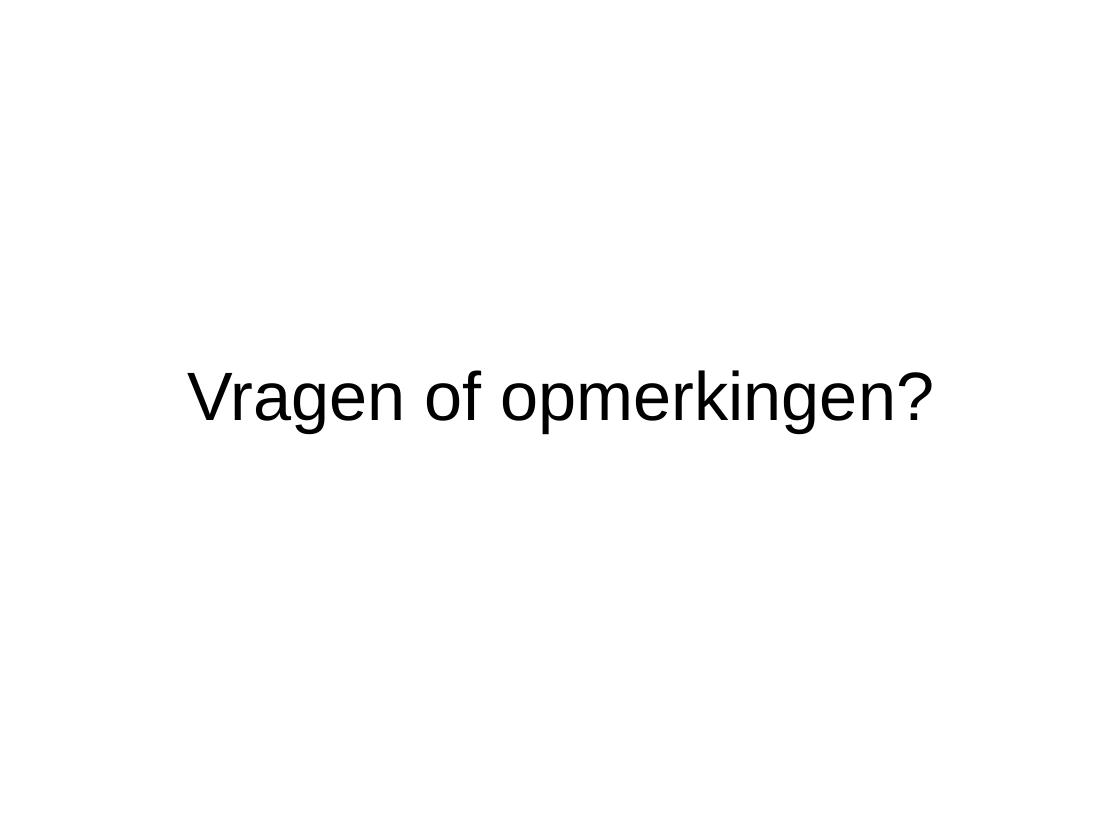
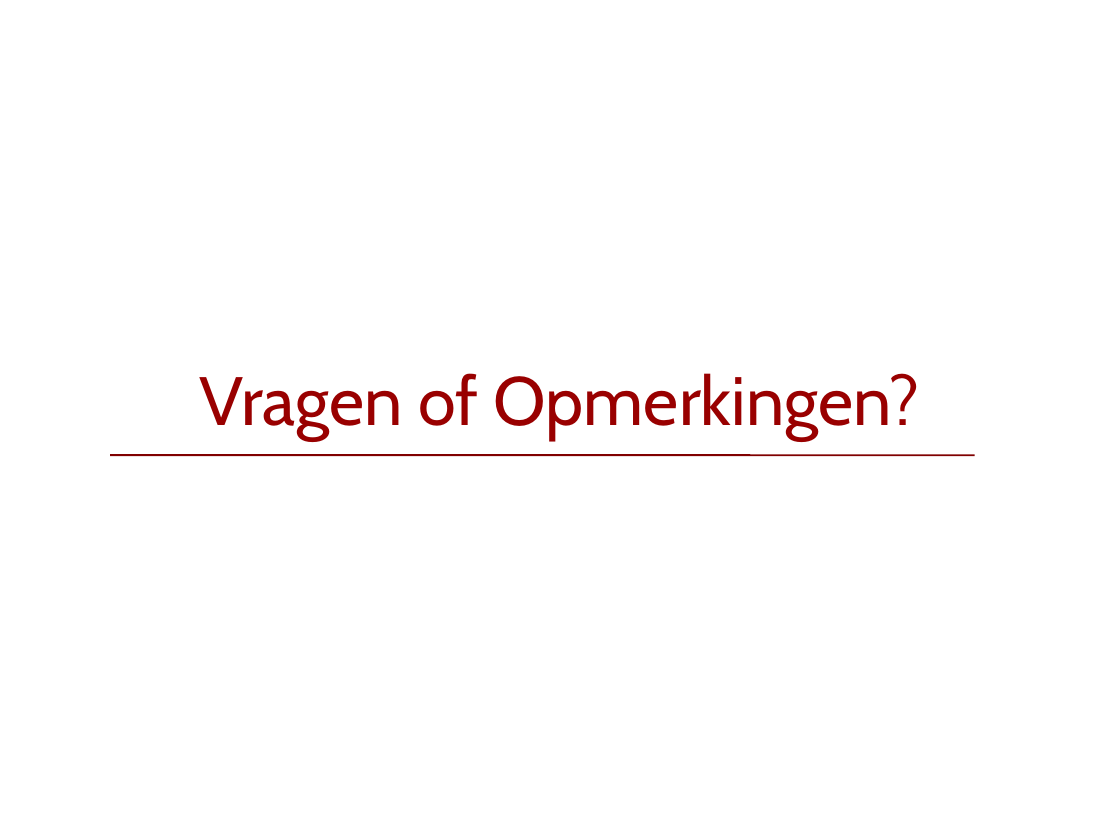
Before and after one commit to jroeting/RodaSupportForum, a slide deck: slide 14 of documents/RodaPresentatie.ppt. Drawn at 1120x840 pixels with LibreOffice and Linux fonts; fonts in the diff are those of the drawing. Boxes give left, top, right and bottom in pixels: in the first picture for what was removed or moved away, otherwise in the second. Text is boxed around its words. In the diff, an @@ line names an element or a change of style, - is before the commit and + after.

```diff
--- a/documents/RodaPresentatie.ppt
+++ b/documents/RodaPresentatie.ppt
@@ title at bbox=[200, 373, 920, 440]: text changed; font Arial to Cabin; text colour #000000 to #990000 @@
-Vragen of opmerkingen?
+Vragen of Opmerkingen?
@@ line added from (110, 455) to (974, 455), #800000 1.25 pt @@
```
Also in this commit, not shown: 14 other slides changed, 1 other file.
